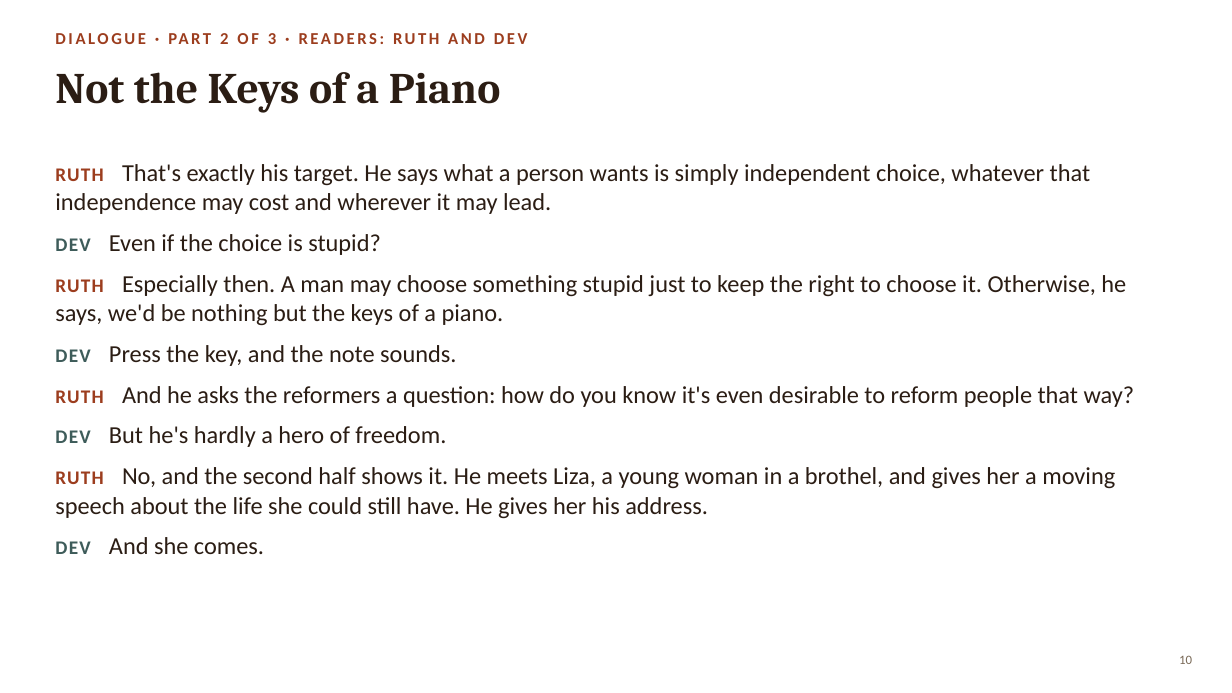
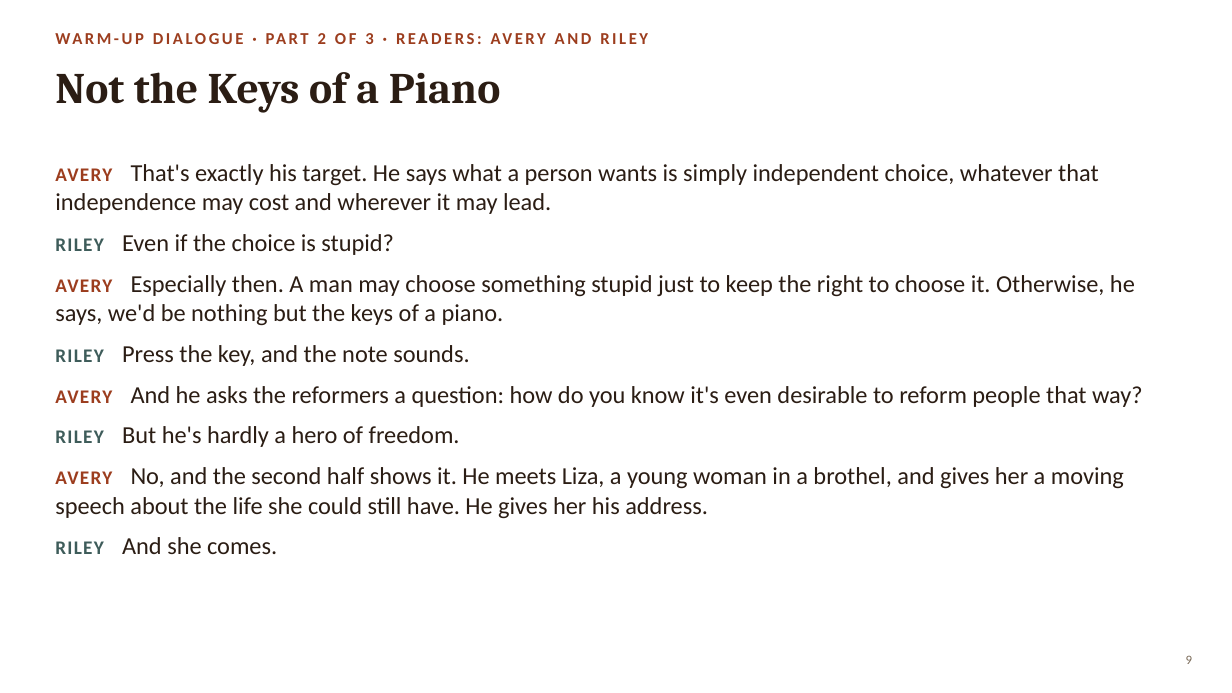
Before and after one commit to seaxelrod/BOLLI-f26-tales-of-defiance, a slide deck: slide 9 of mind_control_1/DMC_Week1_NotesFromUnderground.pptx (slide 10 before the commit). Drawn at 1232x693 pixels with LibreOffice and Linux fonts; fonts in the diff are those of the drawing. Boxes give left, top, right and bottom in pixels: in the first picture for what was removed or moved away, otherwise in the second. Text is boxed around its words. In the diff, an @@ line names an element or a change of style, - is before the commit and + after.

```diff
--- a/mind_control_1/DMC_Week1_NotesFromUnderground.pptx
+++ b/mind_control_1/DMC_Week1_NotesFromUnderground.pptx
@@ text at <box>55,33,347,443</box>: text changed @@
-DIALOGUE · PART 2 OF 3 · READERS: RUTH AND DEV
+WARM-UP DIALOGUE · PART 2 OF 3 · READERS: AVERY AND RILEY
@@ text at <box>55,164,1143,554</box>: text changed @@
-RUTH That's exactly his target. He says what a person wants is simply independent choice, whatever that independence may cost and wherever it may lead.
-DEV Even if the choice is stupid?
-RUTH Especially then. A man may choose something stupid just to keep the right to choose it. Otherwise, he says, we'd be nothing but the keys of a piano.
-DEV Press the key, and the note sounds.
-RUTH And he asks the reformers a question: how do you know it's even desirable to reform people that way?
-DEV But he's hardly a hero of freedom.
-RUTH No, and the second half shows it. He meets Liza, a young woman in a brothel, and gives her a moving speech about the life she could still have. He gives her his address.
-DEV And she comes.
+AVERY That's exactly his target. He says what a person wants is simply independent choice, whatever that independence may cost and wherever it may lead.
+RILEY Even if the choice is stupid?
+AVERY Especially then. A man may choose something stupid just to keep the right to choose it. Otherwise, he says, we'd be nothing but the keys of a piano.
+RILEY Press the key, and the note sounds.
+AVERY And he asks the reformers a question: how do you know it's even desirable to reform people that way?
+RILEY But he's hardly a hero of freedom.
+AVERY No, and the second half shows it. He meets Liza, a young woman in a brothel, and gives her a moving speech about the life she could still have. He gives her his address.
+RILEY And she comes.
@@ page number at <box>1186,656,1192,664</box>: text changed @@
-10
+9
```
Also in this commit, not shown: 8 other slides changed, 1 slide added, 3 slides removed, 13 other files.
